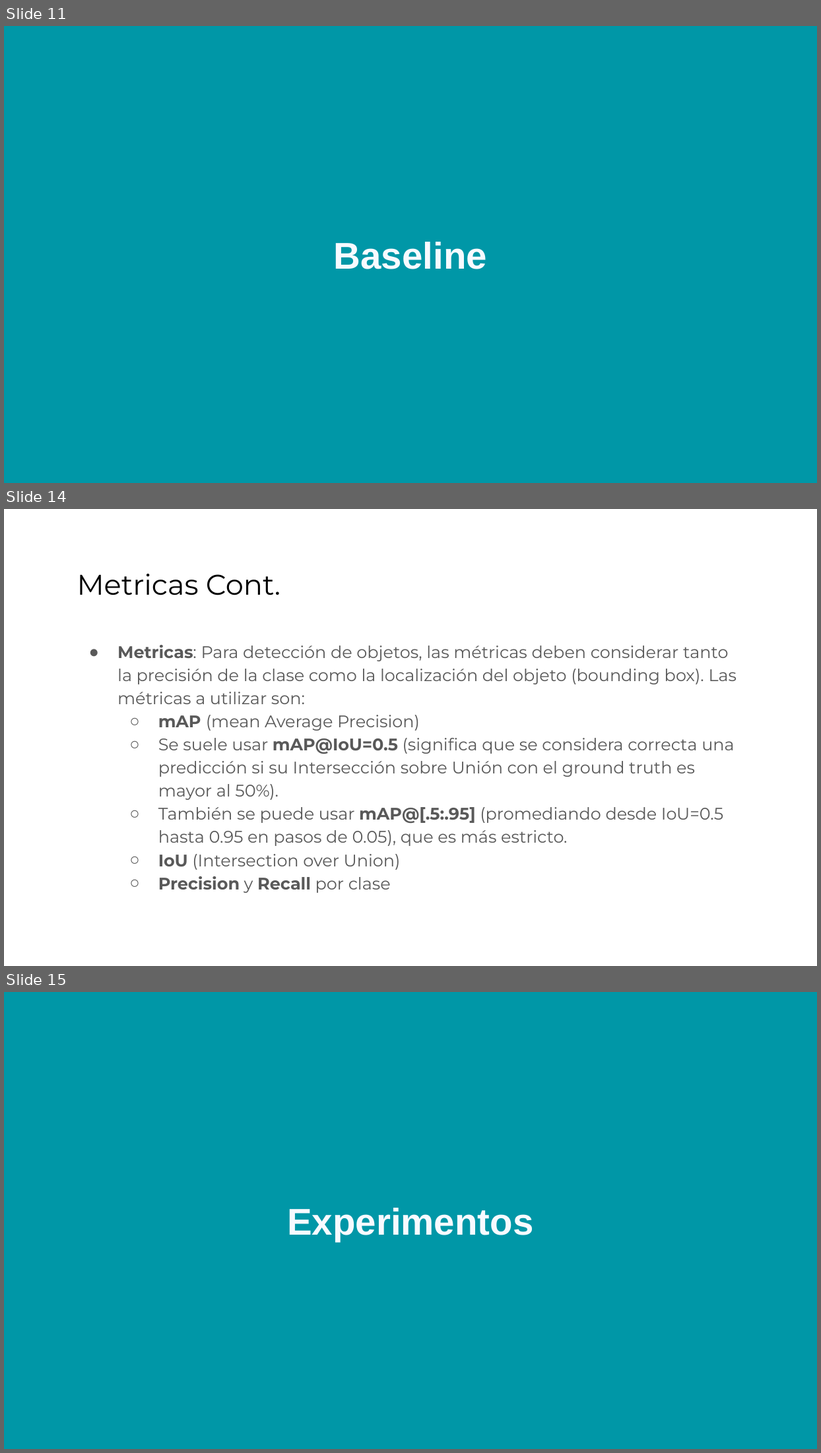
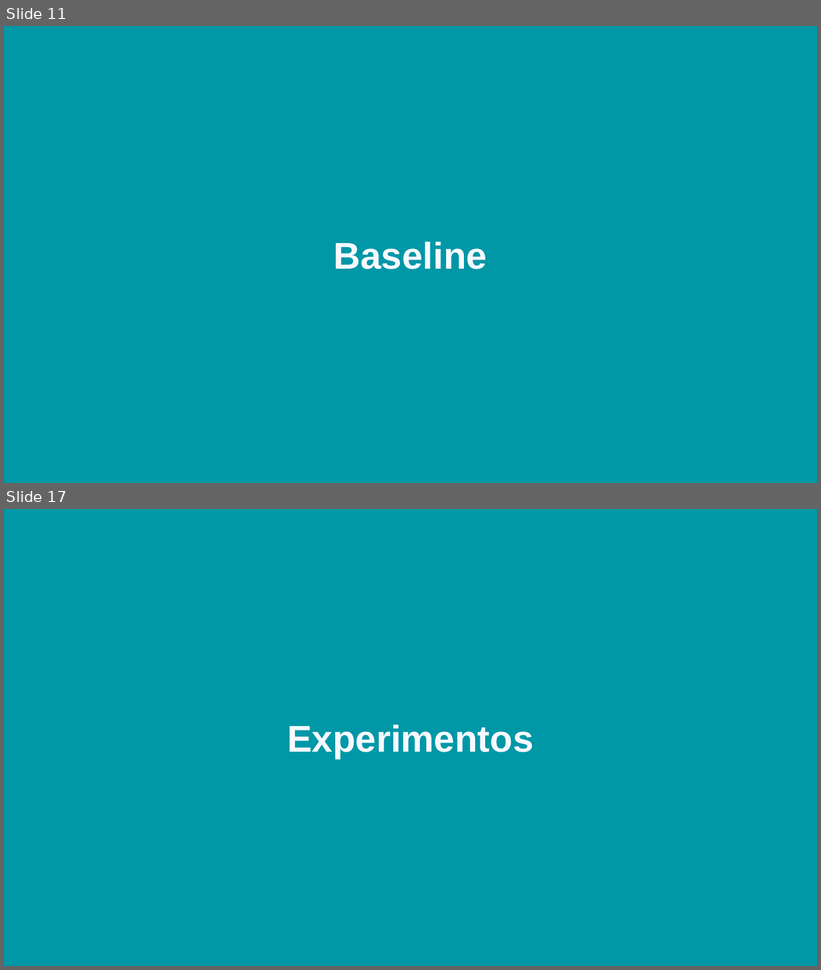
Before and after one commit to matiastripode/ceia-vision-2-tp-integrador, a slide deck: VPC2 TP Integrador.pptx. Shown one above the other, each under a label of ours: slides 11, 14 and 15 before the commit, slides 11 and 17 after it; the slides between them are not shown. The pictures are 821x1453 and 821x970 pixels, drawn with LibreOffice and Linux fonts; fonts in the diff are those of the drawing. Boxes give left, top, right and bottom in pixels: in the first picture for what was removed or moved away, otherwise in the second. Text is boxed around its words. In the diff, an @@ line names an element or a change of style, - is before the commit and + after.

```diff
--- a/VPC2 TP Integrador.pptx
+++ b/VPC2 TP Integrador.pptx
@@ slide 14 removed at [4, 509, 817, 966], background #FFFFFF @@
@@ title removed at [77, 574, 281, 595] @@
-Metricas Cont.
@@ text removed at [118, 645, 737, 893] @@
-● Metricas: Para detección de objetos, las métricas deben considerar tanto la precisión de la clase como la localización del objeto (bounding box). Las métricas a utilizar son:
-  ○ mAP (mean Average Precision)
-  ○ Se suele usar mAP@IoU=0.5 (significa que se considera correcta una predicción si su Intersección sobre Unión con el ground truth es mayor al 50%).
-  ○ También se puede usar mAP@[.5:.95] (promediando desde IoU=0.5 hasta 0.95 en pasos de 0.05), que es más estricto.
-  ○ IoU (Intersection over Union)
-  ○ Precision y Recall por clase
@@ what was slide 15 is now slide 17 @@
```
Also in this commit, not shown: 10 slides changed, 1 slide added.
